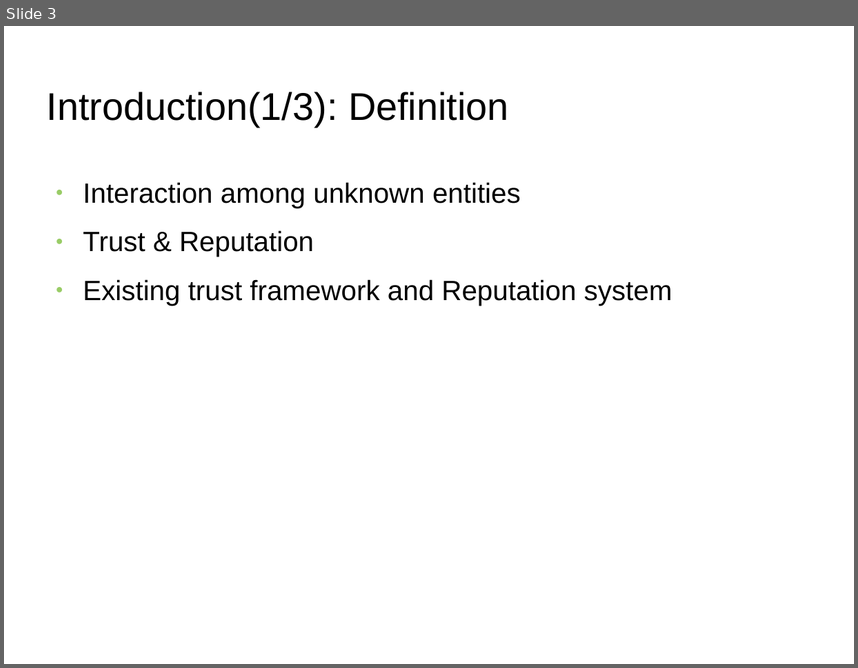
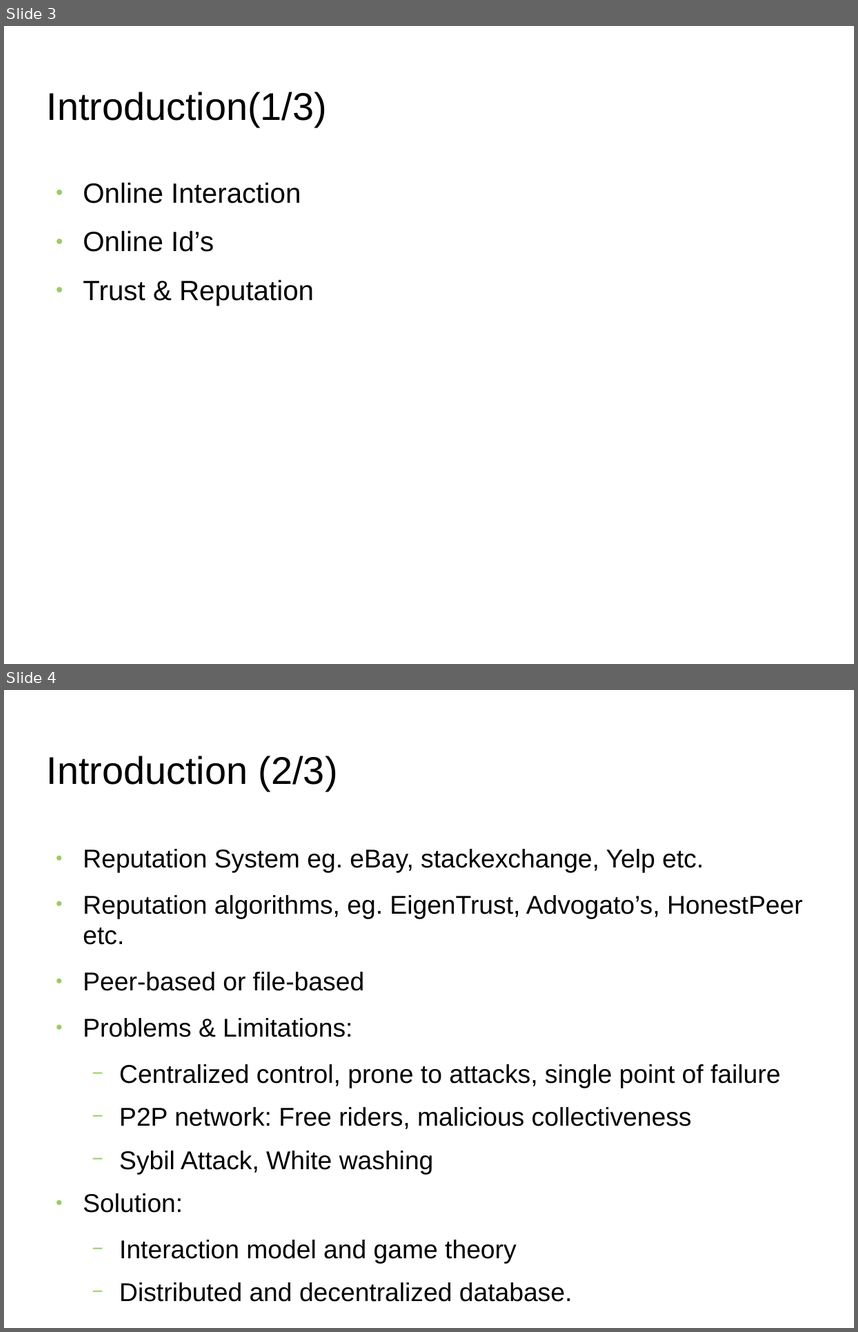
Before and after one commit to s2-t2/blockchain_reputation_system, a slide deck: documents/Presentation/Presentation.odp. Shown one above the other, each under a label of ours: slide 3 before the commit, slides 3 and 4 after it. The pictures are 858x668 and 858x1332 pixels, drawn with LibreOffice and Linux fonts; fonts in the diff are those of the drawing; background and template pictures are left out. Boxes give left, top, right and bottom in pixels: in the first picture for what was removed or moved away, otherwise in the second. Text is boxed around its words. In the diff, an @@ line names an element or a change of style, - is before the commit and + after.

```diff
--- a/documents/Presentation/Presentation.odp
+++ b/documents/Presentation/Presentation.odp
@@ slide 4 added at [4, 690, 854, 1328], background picture (left out) @@
@@ title added at [47, 756, 338, 791], 36 pt, text #000000 @@
+Introduction (2/3)
@@ text added at [83, 849, 803, 1301], 24.1 pt, text #000000 @@
+● Reputation System eg. eBay, stackexchange, Yelp etc.
+● Reputation algorithms, eg. EigenTrust, Advogato’s, HonestPeer etc.
+● Peer-based or file-based
+● Problems & Limitations:
+  − Centralized control, prone to attacks, single point of failure
+  − P2P network: Free riders, malicious collectiveness
+  − Sybil Attack, White washing
+● Solution:
+  − Interaction model and game theory
+  − Distributed and decentralized database.
@@ slide 3 changed as well @@
@@ title at [47, 92, 328, 127]: text changed @@
-Introduction(1/3): Definition
+Introduction(1/3)
@@ text at [83, 182, 301, 252]: text changed @@
-● Interaction among unknown entities
+● Online Interaction
+● Online Id’s
@@ text at [83, 279, 673, 305]: paragraph removed @@
-● Existing trust framework and Reputation system
```
Also in this commit, not shown: 5 other slides changed, 16 other slides added, 5 slides removed, 10 other files.
